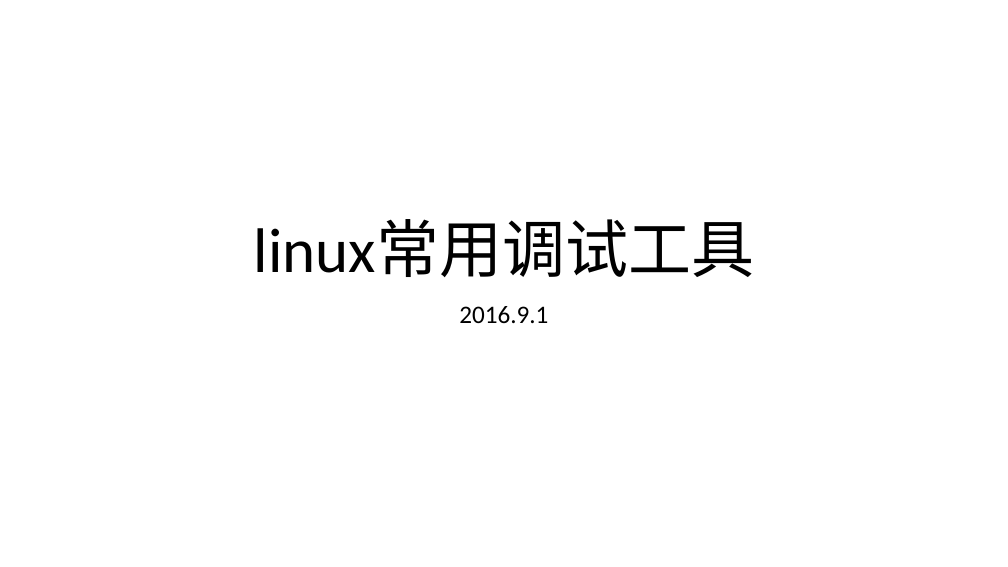
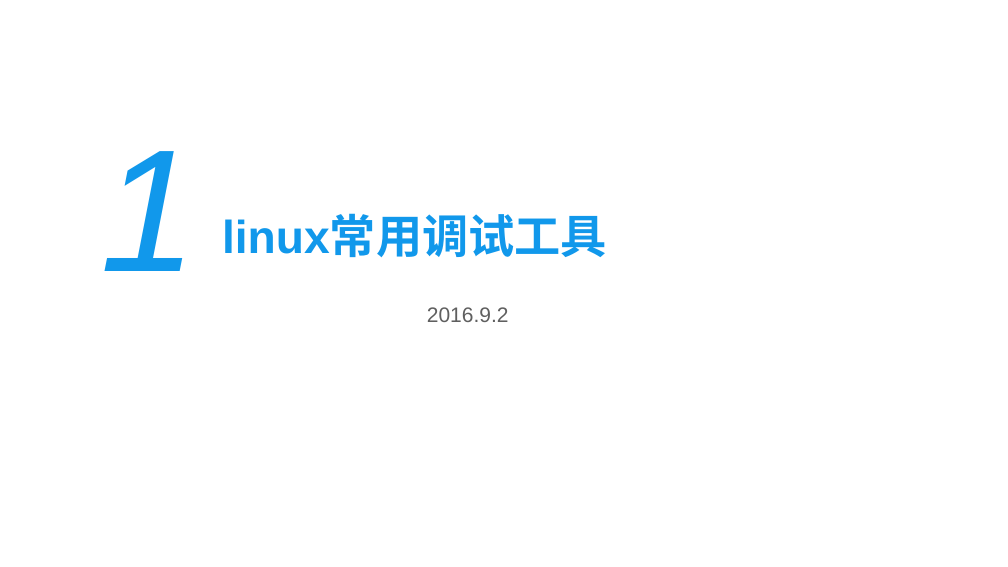
Before and after one commit to beyondforever1993/TestCode, a slide deck: slide 1 of linux调试工具.ppt. Drawn at 1008x567 pixels with LibreOffice and Linux fonts; fonts in the diff are those of the drawing; background and template pictures are left out. Boxes give left, top, right and bottom in pixels: in the first picture for what was removed or moved away, otherwise in the second. Text is boxed around its words. In the diff, an @@ line names an element or a change of style, - is before the commit and + after.

Commit message:
change

```diff
--- a/linux调试工具.ppt
+++ b/linux调试工具.ppt
@@ text "linux常用调试工具": place and size @@
-text "linux常用调试工具" at [254, 220, 754, 277]
+text "linux常用调试工具" at [222, 217, 607, 257]
@@ text "linux常用调试工具" at [222, 217, 607, 257]: size 60 to 44 pt, font Calibri to Arial, text colour #000000 to #1198EB, bold on; alignment centre to left @@
@@ text added at [101, 151, 198, 271], 166 pt, text #1198EB, italic @@
+1
@@ text added at [427, 307, 509, 322], 20 pt, text #5F5F5F @@
+2016.9.2
@@ subtitle removed at [459, 306, 548, 323] @@
-2016.9.1
```
Also in this commit, not shown: 6 other slides changed, 5 slides added.
